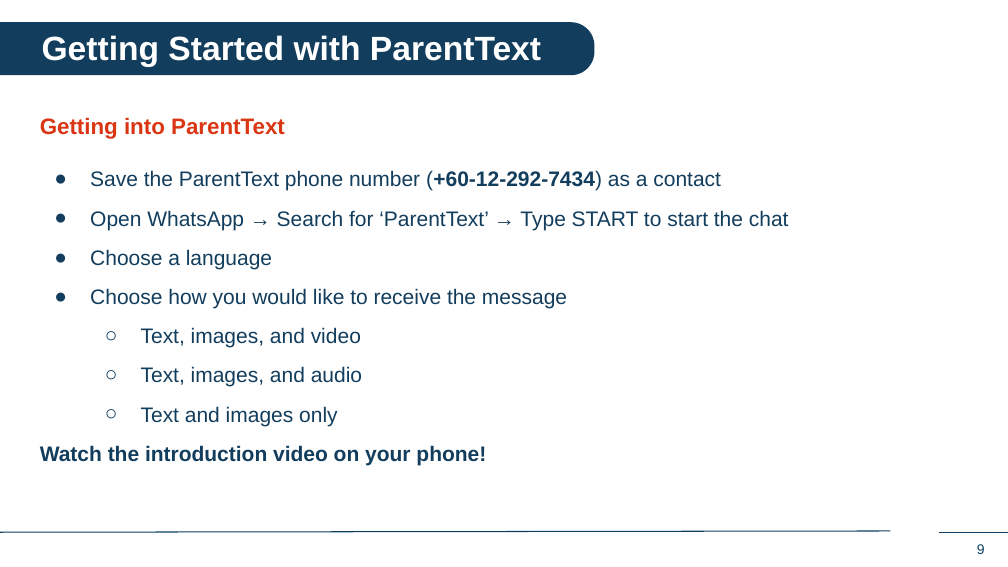
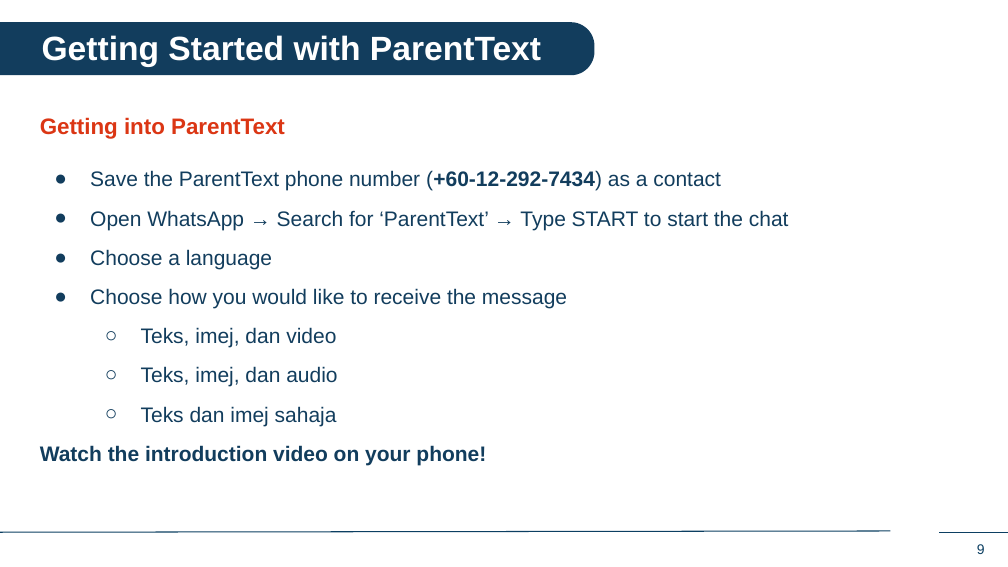
Before and after one commit to IDEMSInternational/plh-digital-content, a slide deck: slide 9 of translations/facilitator_app_malaysia/ms/ms_in_person_sessions.pptx. Drawn at 1008x567 pixels with LibreOffice and Linux fonts; fonts in the diff are those of the drawing; background and template pictures are left out. Boxes give left, top, right and bottom in pixels: in the first picture for what was removed or moved away, otherwise in the second. Text is boxed around its words. In the diff, an @@ line names an element or a change of style, - is before the commit and + after.

```diff
--- a/translations/facilitator_app_malaysia/ms/ms_in_person_sessions.pptx
+++ b/translations/facilitator_app_malaysia/ms/ms_in_person_sessions.pptx
@@ text at [141,327,337,426]: text changed @@
-  ○ Text, images, and video
-  ○ Text, images, and audio
-  ○ Text and images only
+  ○ Teks, imej, dan video
+  ○ Teks, imej, dan audio
+  ○ Teks dan imej sahaja
```
Also in this commit, not shown: 1 other slide changed.
